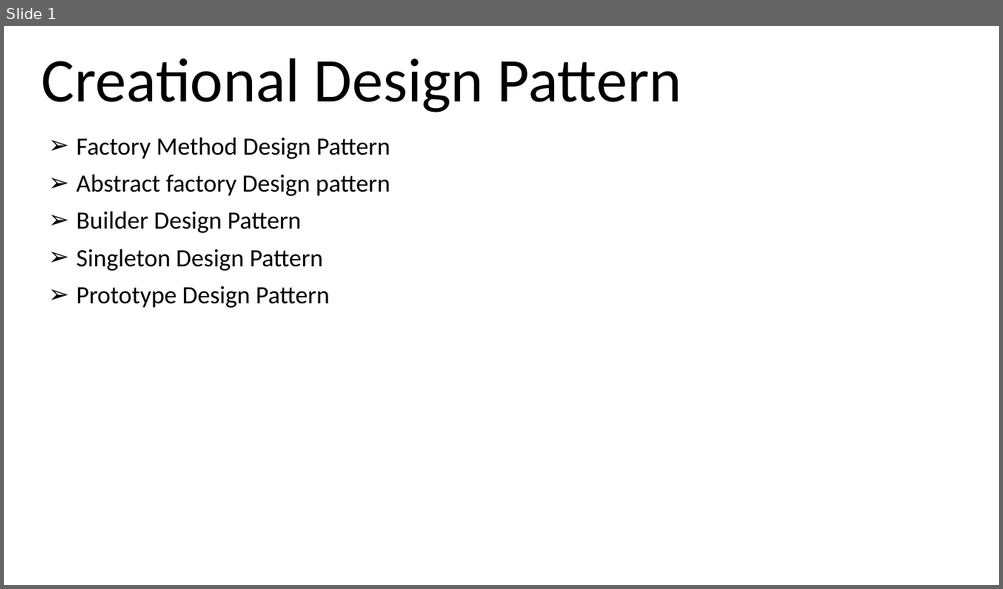
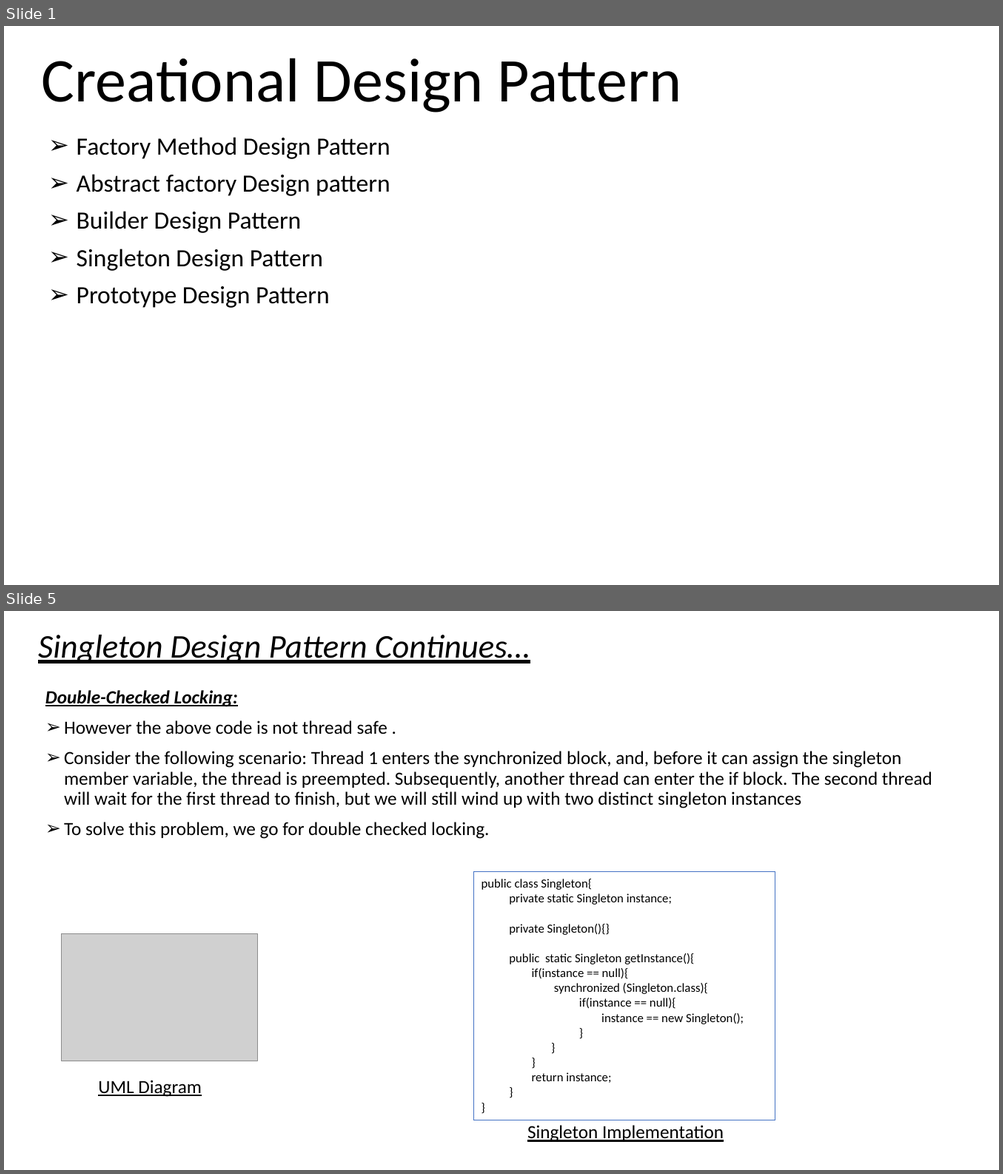
Before and after one commit to prak5192/Learning2019, a slide deck: JavaDesignPattern/Notes/CreationalDesignPattern.pptx. Shown one above the other, each under a label of ours: slide 1 before the commit, slides 1 and 5 after it; the slides between them are not shown. The pictures are 1003x589 and 1003x1174 pixels, drawn with LibreOffice and Linux fonts; fonts in the diff are those of the drawing; grey boxes stand for pictures. Boxes give left, top, right and bottom in pixels: in the first picture for what was removed or moved away, otherwise in the second. Text is boxed around its words. In the diff, an @@ line names an element or a change of style, - is before the commit and + after.

Commit message:
Singleton Design Pattern

```diff
--- a/JavaDesignPattern/Notes/CreationalDesignPattern.pptx
+++ b/JavaDesignPattern/Notes/CreationalDesignPattern.pptx
@@ slide 5 added at [4, 611, 999, 1170], background #FFFFFF @@
@@ title added at [38, 635, 530, 664], 32 pt, text #000000, italic, underline @@
+Singleton Design Pattern Continues…
@@ text added at [45, 690, 932, 839], 18 pt, text #000000 @@
+Double-Checked Locking:
+➢ However the above code is not thread safe .
+➢ Consider the following scenario: Thread 1 enters the synchronized block, and, before it can assign the singleton member variable, the thread is preempted. Subsequently, another thread can enter the if block. The second thread will wait for the first thread to finish, but we will still wind up with two distinct singleton instances
+➢ To solve this problem, we go for double checked locking.
@@ rectangle added at [474, 872, 775, 1121], outline #4472C4 0.75 pt, 12 pt, text #000000 @@
+public class Singleton{
+private static Singleton instance;
+private Singleton(){}
+public static Singleton getInstance(){
+if(instance == null){
+synchronized (Singleton.class){
+if(instance == null){
+instance == new Singleton();
+}
+}
+}
+return instance;
+}
+}
@@ picture added at [62, 934, 259, 1062] @@
@@ text added at [98, 1080, 202, 1097], 18 pt, text #000000, underline @@
+UML Diagram
@@ text added at [527, 1125, 723, 1142], 18 pt, text #000000, underline @@
+Singleton Implementation
```
Also in this commit, not shown: 1 slide changed, 3 other slides added.
